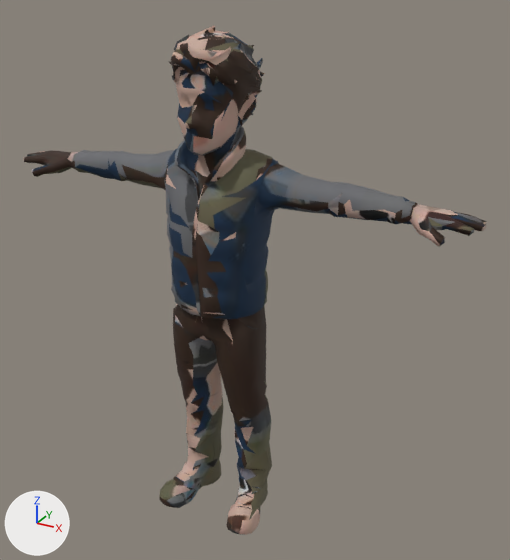
What one commit did to the glTF model public/models/people/puffer-vest-woman.glb.
Camera for both pictures: a 50 mm lens placed at (1.146, -1.825, 1.845), pointed at (0.1, 0.077, 0.894). Arrows for +X, +Y and +Z are at lower left; the lights stay in place. The picture after the commit comes second. Where no turn or scale is listed for an object, it has been applied to the vertices. Vertices at exactly the same position are counted once.

Names of what the first picture shows: 'char1.001'.
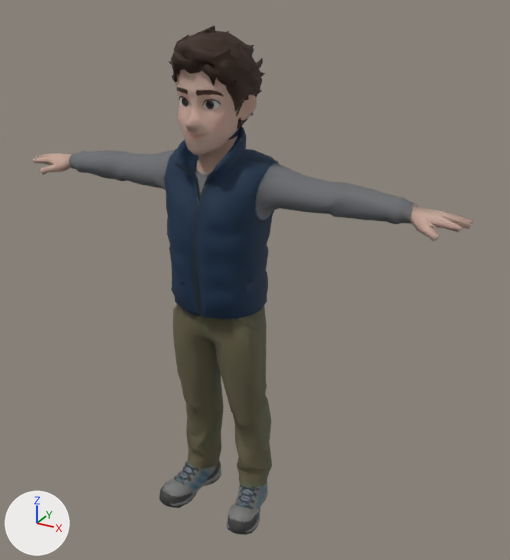
Boxes (x1, y1, x2, y2) around the edits, measured in the pictures (510 x 560 px; the box of a moved part takes in the faces that stretch with it):
'char1.001', reshaped: before (23, 25, 487, 535); after (33, 25, 473, 535)
part 1 of me_char1_001, moved or reshaped: before (23, 82, 245, 281); after (33, 52, 245, 281)
part 2 of me_char1_001, moved or reshaped: before (366, 188, 487, 247); after (366, 188, 473, 241)
part 3 of me_char1_001, moved or reshaped: (191, 392, 215, 407) in both
part 4 of me_char1_001, surface changed: before (68, 25, 487, 535); after (70, 25, 472, 535)

The edits, one by one:
me_char1_001 is used by ob_char1_001; location (0.0, 0.0, 0.0).
me_char1_001 had 2259 vertices, 4496 faces and spanned x -0.83..0.83, y -0.17..0.17, z 0.0..1.7.
me_char1_001 now has 2259 vertices, 4496 faces and spans x -0.79..0.79, y -0.17..0.17, z 0.0..1.7.
me_char1_001 part 1: 19 vertices moved from x -0.82..-0.07, y -0.09..0.1, z 0.93..1.61 to x -0.78..-0.07, y -0.09..0.09, z 0.93..1.61; 81 vertices removed from x -0.83..0.08, y -0.1..0.16, z 1.01..1.61; 86 vertices added at x -0.79..0.08, y -0.13..0.16, z 1.01..1.62.
me_char1_001 part 2: 32 vertices moved from x 0.58..0.82, y -0.02..0.1, z 1.18..1.25 to x 0.58..0.78, y -0.01..0.09, z 1.18..1.25; 51 vertices removed from x 0.5..0.83, y -0.05..0.1, z 1.17..1.25; 42 vertices added at x 0.5..0.79, y -0.03..0.1, z 1.17..1.26.
me_char1_001 part 3: 1 vertex removed from x -0.05, y -0.02, z 0.44; 2 vertices added at x -0.06..-0.05, y -0.03..-0.02, z 0.43..0.45.
me_char1_001 part 4: 3615 kept faces spanning x -0.78..0.78, y -0.17..0.17, z 0.0..1.7 get new texture (UV) coordinates.
Other edits to the shape of me_char1_001 do not show in these pictures.
